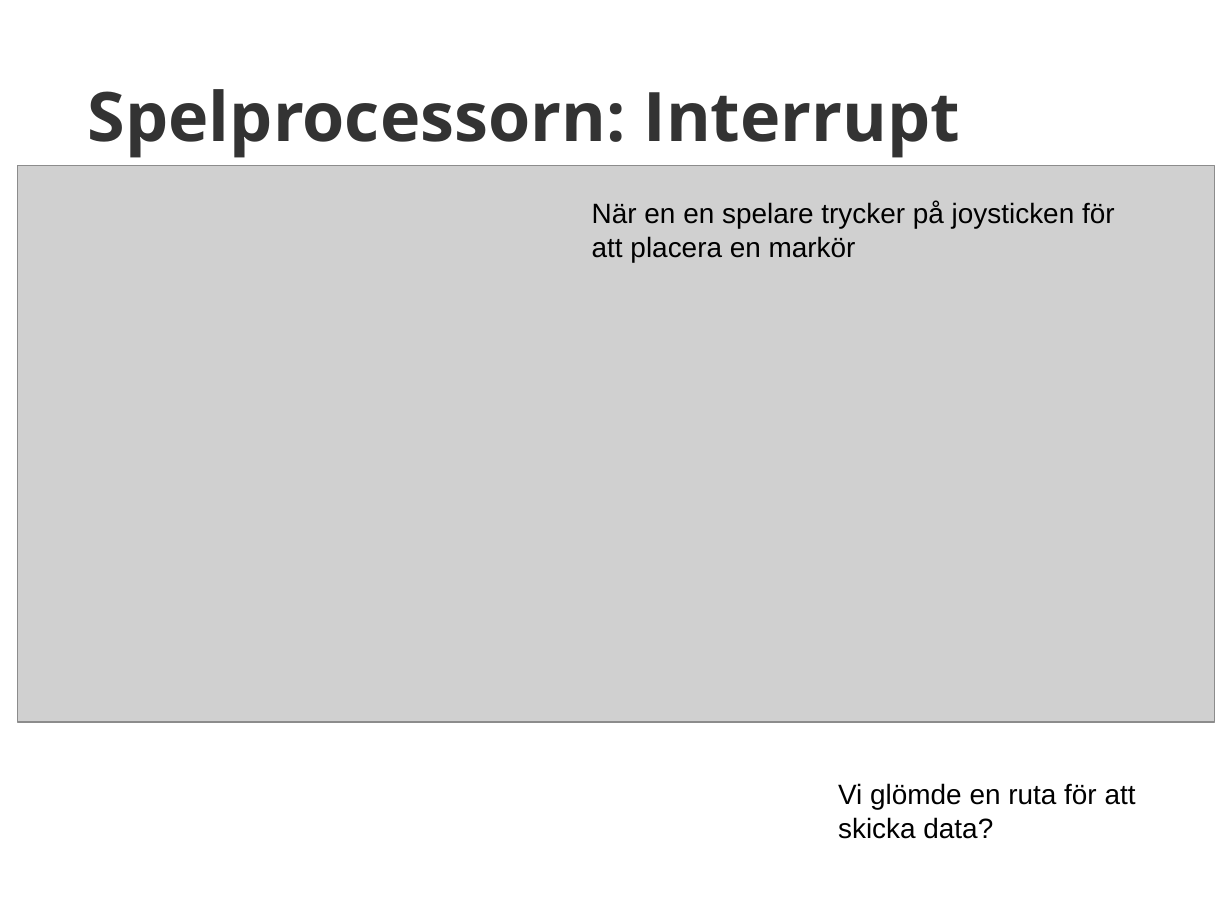
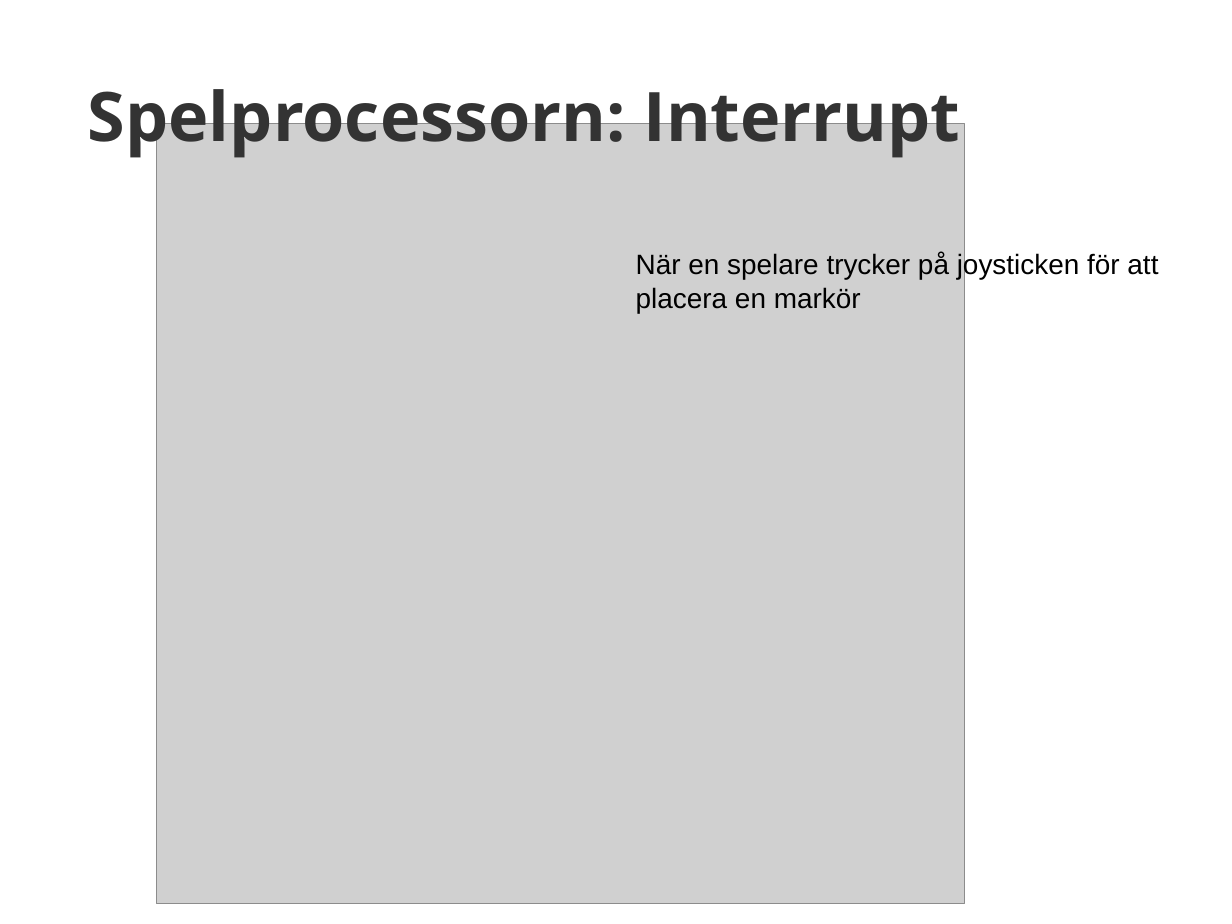
Before and after one commit to Leczez/TSIU51, a slide deck: slide 6 of Dokument/Mikrodatorprojekt Presentation.pptx. Drawn at 1232x924 pixels with LibreOffice and Linux fonts; fonts in the diff are those of the drawing; grey boxes stand for pictures. Boxes give left, top, right and bottom in pixels: in the first picture for what was removed or moved away, otherwise in the second. Text is boxed around its words. In the diff, an @@ line names an element or a change of style, - is before the commit and + after.

```diff
--- a/Dokument/Mikrodatorprojekt Presentation.pptx
+++ b/Dokument/Mikrodatorprojekt Presentation.pptx
@@ picture: place and size @@
-picture at bbox=[18, 165, 1215, 722]
+picture at bbox=[157, 124, 965, 904]
@@ text at bbox=[636, 252, 1158, 313]: text changed @@
-När en en spelare trycker på joysticken för att placera en markör
+När en spelare trycker på joysticken för att placera en markör
@@ text removed at bbox=[838, 783, 1136, 839] @@
-Vi glömde en ruta för att skicka data?
```
Also in this commit, not shown: 5 other slides changed, 5 slides added, 2 slides removed.
